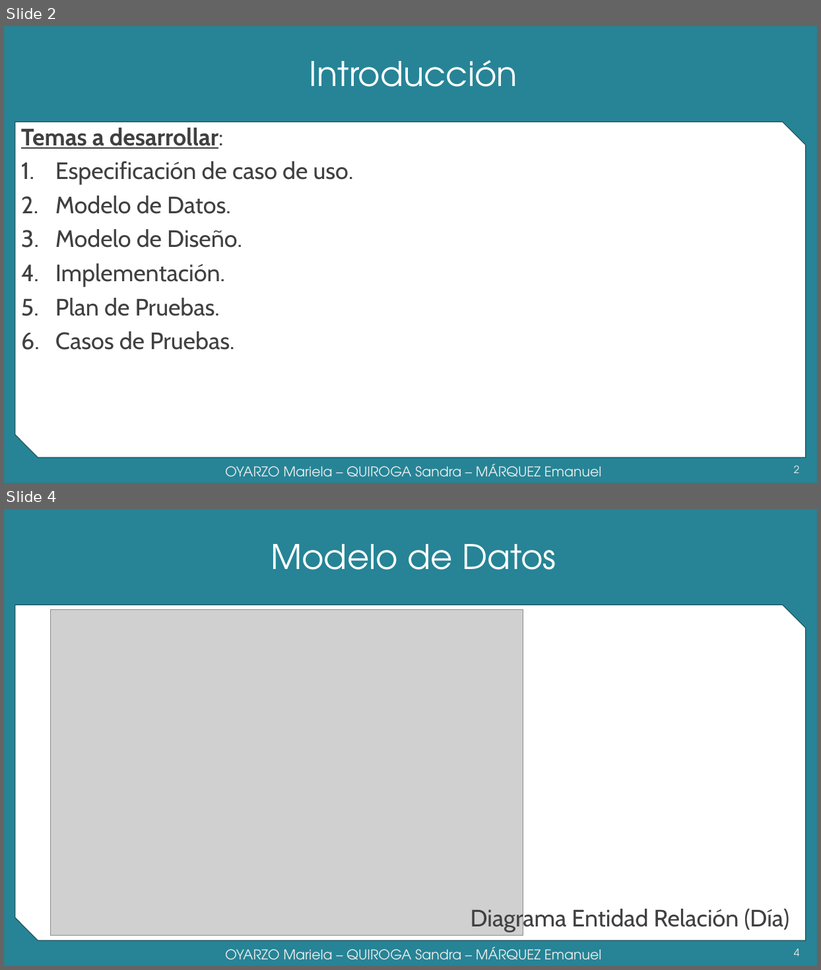
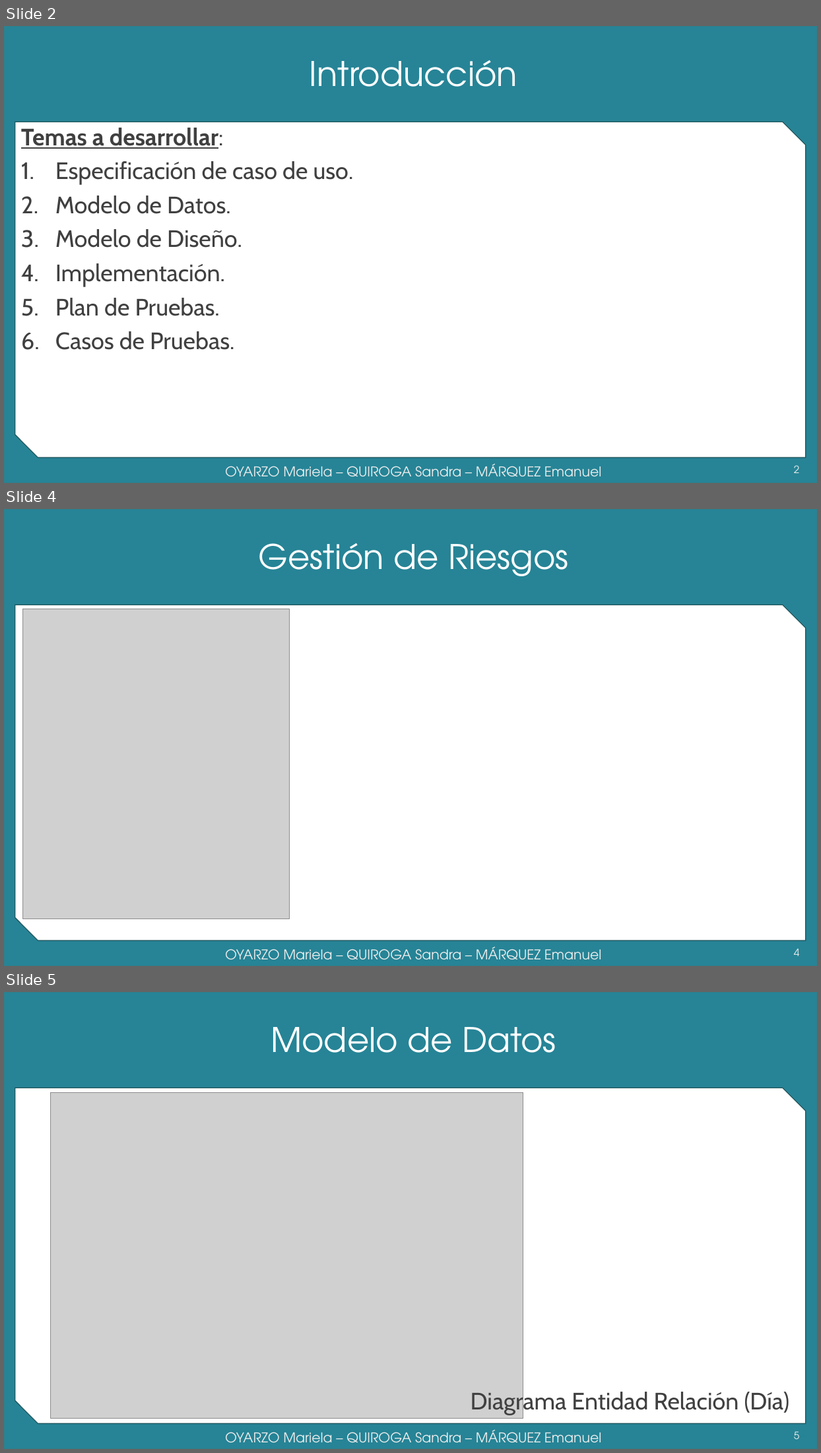
Before and after one commit to grupoyenu/yenu, a slide deck: 08. Presentaciones/Presentación 7 - 13.11.17.pptx. Shown one above the other, each under a label of ours: slides 2 and 4 before the commit, slides 2, 4 and 5 after it; the slides between them are not shown. The pictures are 821x970 and 821x1453 pixels, drawn with LibreOffice and Linux fonts; fonts in the diff are those of the drawing; grey boxes stand for pictures; background and template pictures are left out. Boxes give left, top, right and bottom in pixels: in the first picture for what was removed or moved away, otherwise in the second. Text is boxed around its words. In the diff, an @@ line names an element or a change of style, - is before the commit and + after.

```diff
--- a/08. Presentaciones/Presentación 7 - 13.11.17.pptx
+++ b/08. Presentaciones/Presentación 7 - 13.11.17.pptx
@@ slide 4 added at (4,509,817,966), background #F2F2F2; not listed: 2 template elements that a slide beside it also shows @@
@@ title added at (258,543,569,576), 40 pt, text #FFFFFF @@
+Gestión de Riesgos
@@ picture added at (23,609,290,920) @@
@@ text added at (225,947,601,960), 16 pt, text gradient #9E9E9E to #EDEDED to #FFFFFF @@
+OYARZO Mariela – QUIROGA Sandra – MÁRQUEZ Emanuel
@@ page number added at (794,949,800,956), 12 pt, text gradient #9E9E9E to #EDEDED to #FFFFFF @@
+4
@@ what was slide 4 is now slide 5 @@
@@ page number at (794,1432,800,1439): text changed @@
-4
+5
```
Also in this commit, not shown: 1 slide changed, 3 other files.
